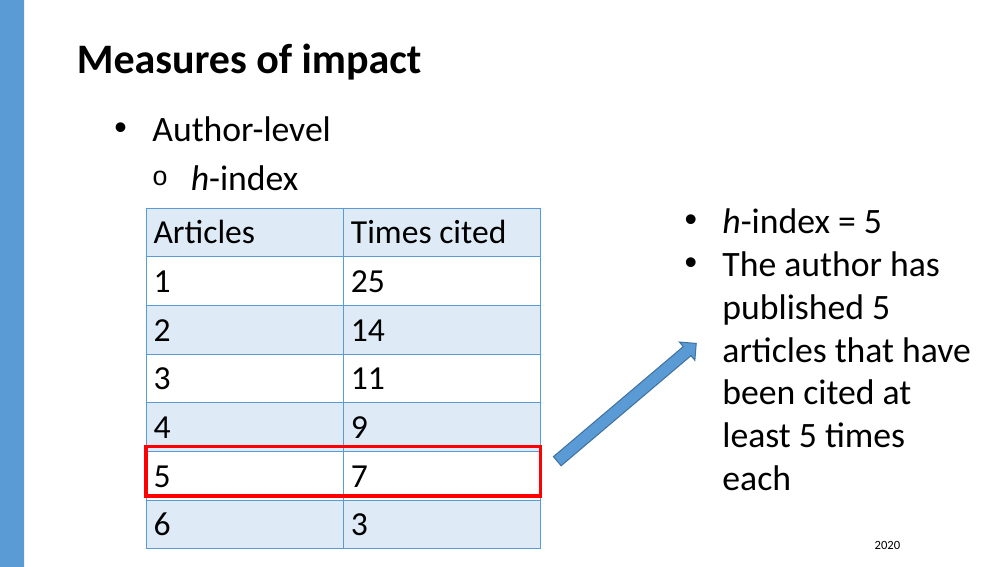
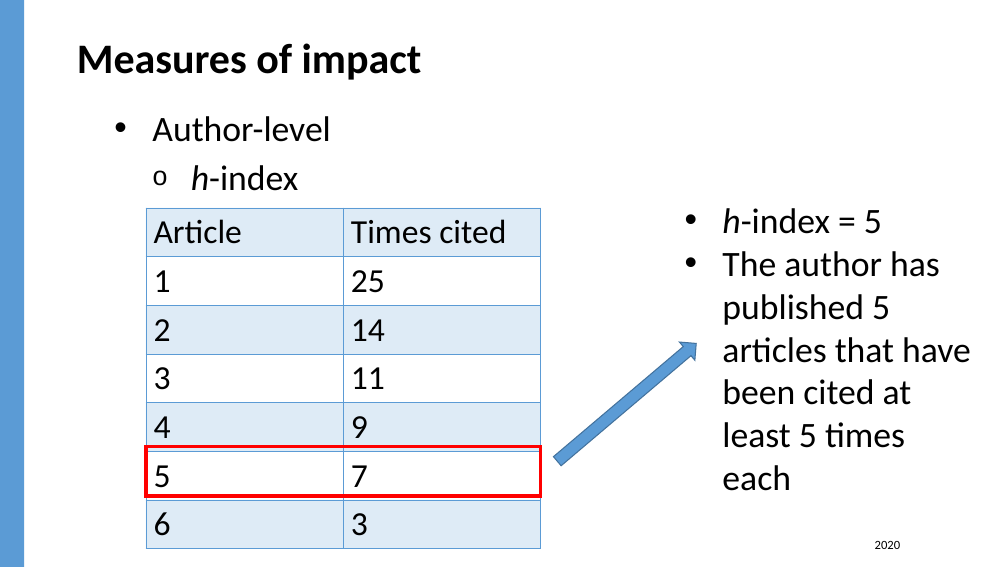
Before and after one commit to jylisadoney/jylisadoney.github.io, a slide deck: slide 31 of media/JylisaDoney_ACRL-ScholarlyCommunicationsCookbook_KeyIngredients.pptx. Drawn at 1008x567 pixels with LibreOffice and Linux fonts; fonts in the diff are those of the drawing; background and template pictures are left out. Boxes give left, top, right and bottom in pixels: in the first picture for what was removed or moved away, otherwise in the second. Text is boxed around its words. In the diff, an @@ line names an element or a change of style, - is before the commit and + after.

```diff
--- a/media/JylisaDoney_ACRL-ScholarlyCommunicationsCookbook_KeyIngredients.pptx
+++ b/media/JylisaDoney_ACRL-ScholarlyCommunicationsCookbook_KeyIngredients.pptx
@@ table at box(146, 208, 541, 543) @@
-row 1, column 1: Articles
+row 1, column 1: Article
```
Also in this commit, not shown: 1 other file.
